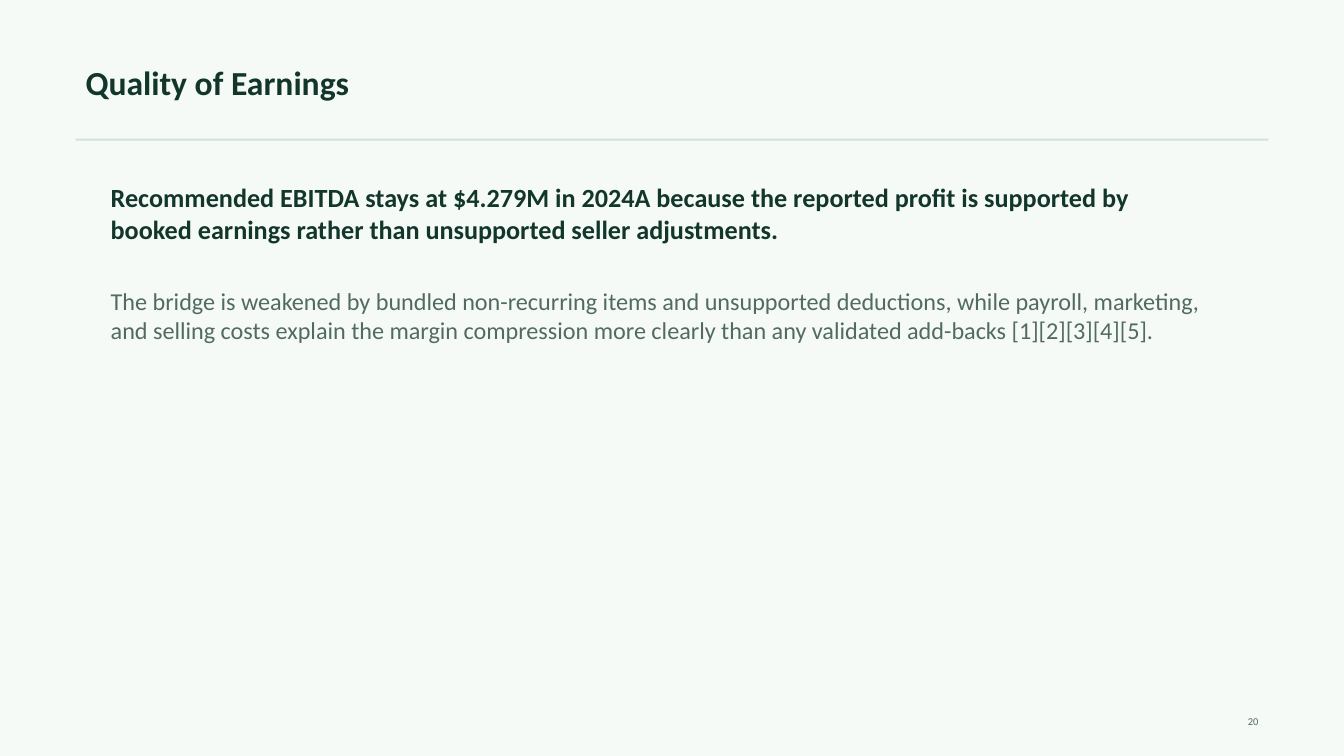
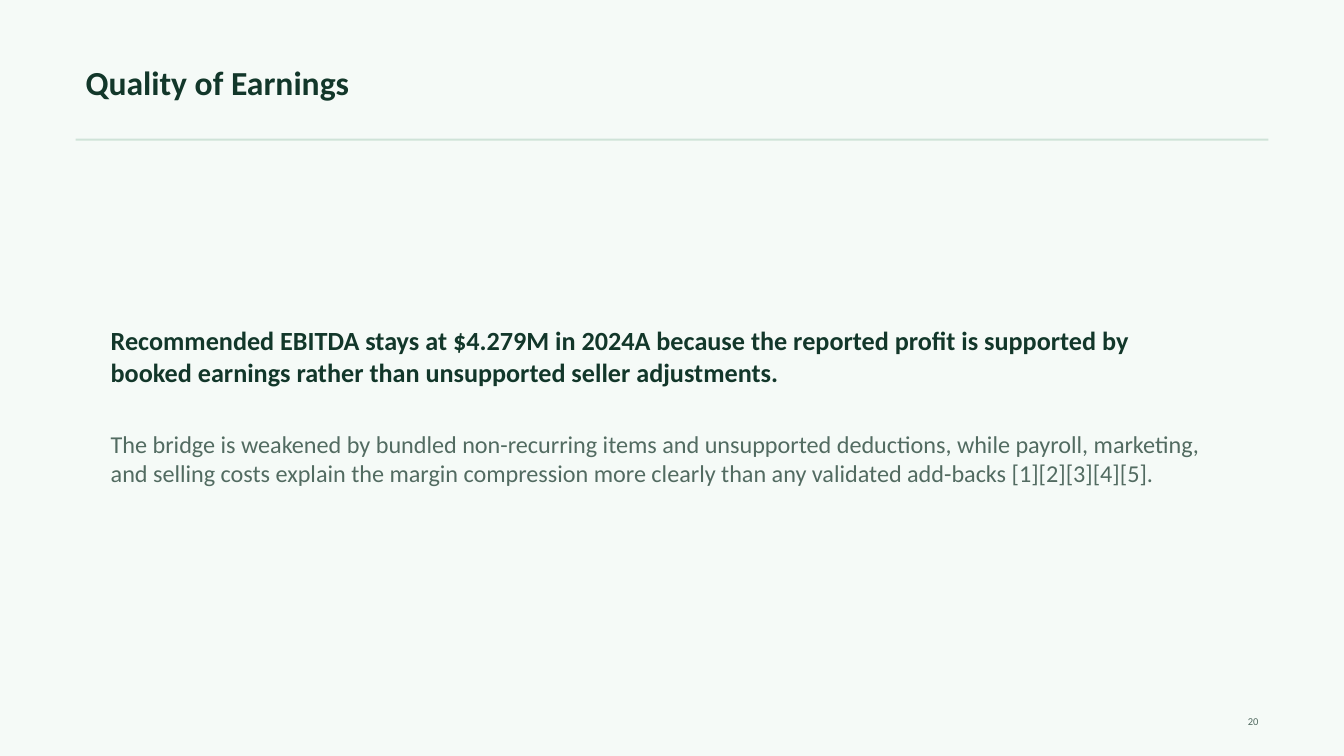
Before and after one commit to satyam-binocs/financials-ppt-poc, a slide deck: slide 20 of .codex-finalizer/phase2-candidate.pptx. Drawn at 1344x756 pixels with LibreOffice and Linux fonts; fonts in the diff are those of the drawing. Boxes give left, top, right and bottom in pixels: in the first picture for what was removed or moved away, otherwise in the second. Text is boxed around its words. In the diff, an @@ line names an element or a change of style, - is before the commit and + after.

```diff
--- a/.codex-finalizer/phase2-candidate.pptx
+++ b/.codex-finalizer/phase2-candidate.pptx
@@ text "Recommended EBITDA stays at $4.279M ...": place and size @@
-text "Recommended EBITDA stays at $4.279M ..." at (111, 188, 1128, 244)
+text "Recommended EBITDA stays at $4.279M ..." at (111, 331, 1128, 387)
@@ text "The bridge is weakened by ...": place and size @@
-text "The bridge is weakened by ..." at (111, 293, 1199, 343)
+text "The bridge is weakened by ..." at (111, 436, 1199, 486)
```
Also in this commit, not shown: 22 other slides changed, 19 other files.
